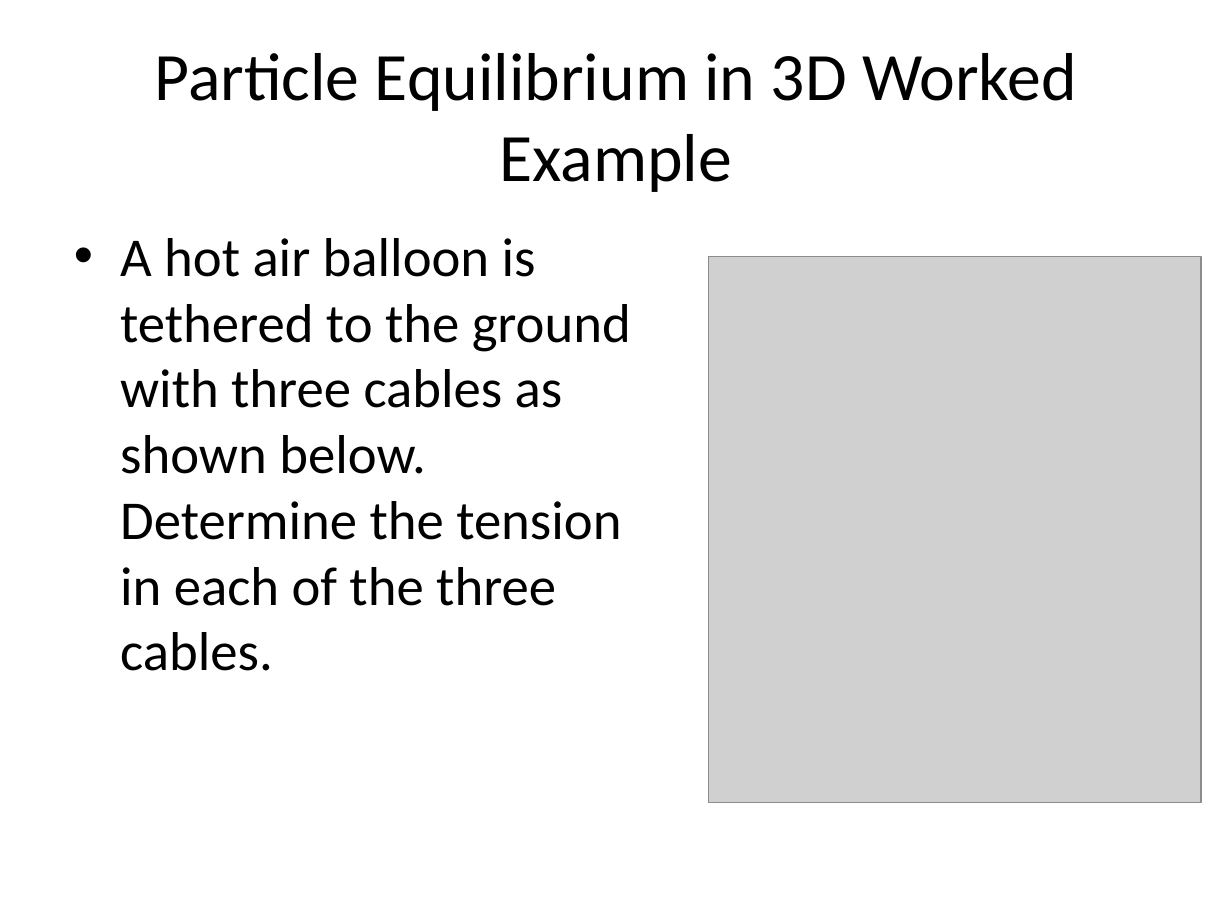
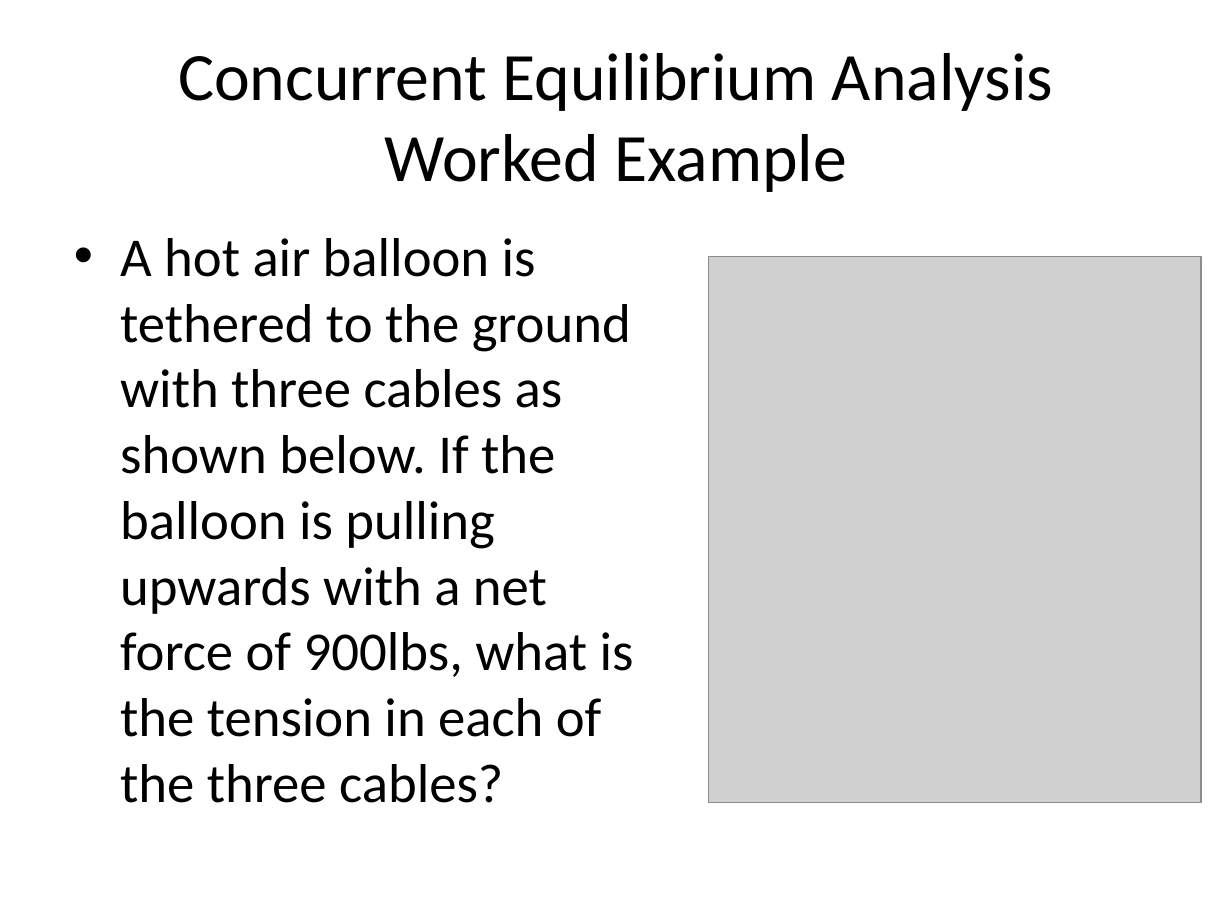
Before and after one commit to JacobMoore/mechanics_textbook, a slide deck: slide 18 of Lecture Slides/VideoLectureSlides/2.5.pptx (slide 17 before the commit). Drawn at 1232x924 pixels with LibreOffice and Linux fonts; fonts in the diff are those of the drawing; grey boxes stand for pictures. Boxes give left, top, right and bottom in pixels: in the first picture for what was removed or moved away, otherwise in the second. Text is boxed around its words. In the diff, an @@ line names an element or a change of style, - is before the commit and + after.

Commit message:
Added Worked Problems and error fixes

```diff
--- a/Lecture Slides/VideoLectureSlides/2.5.pptx
+++ b/Lecture Slides/VideoLectureSlides/2.5.pptx
@@ title at box(178, 53, 1053, 192): text changed @@
-Particle Equilibrium in 3D Worked Example
+Concurrent Equilibrium Analysis Worked Example
@@ text at box(120, 238, 634, 803): text changed @@
-• A hot air balloon is tethered to the ground with three cables as shown below. Determine the tension in each of the three cables.
+• A hot air balloon is tethered to the ground with three cables as shown below. If the balloon is pulling upwards with a net force of 900lbs, what is the tension in each of the three cables?
```
Also in this commit, not shown: 6 other slides changed, 1 slide added, 37 other files.
